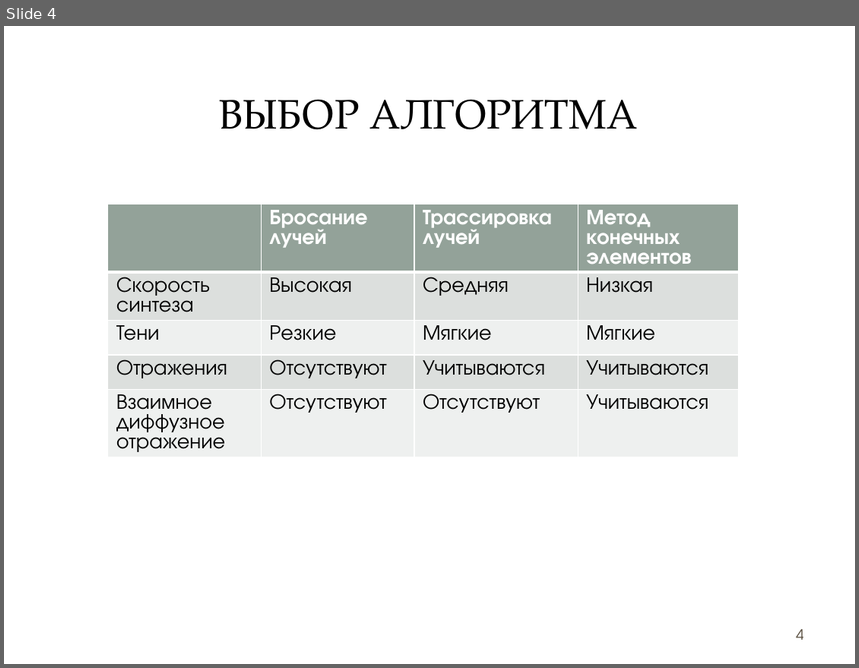
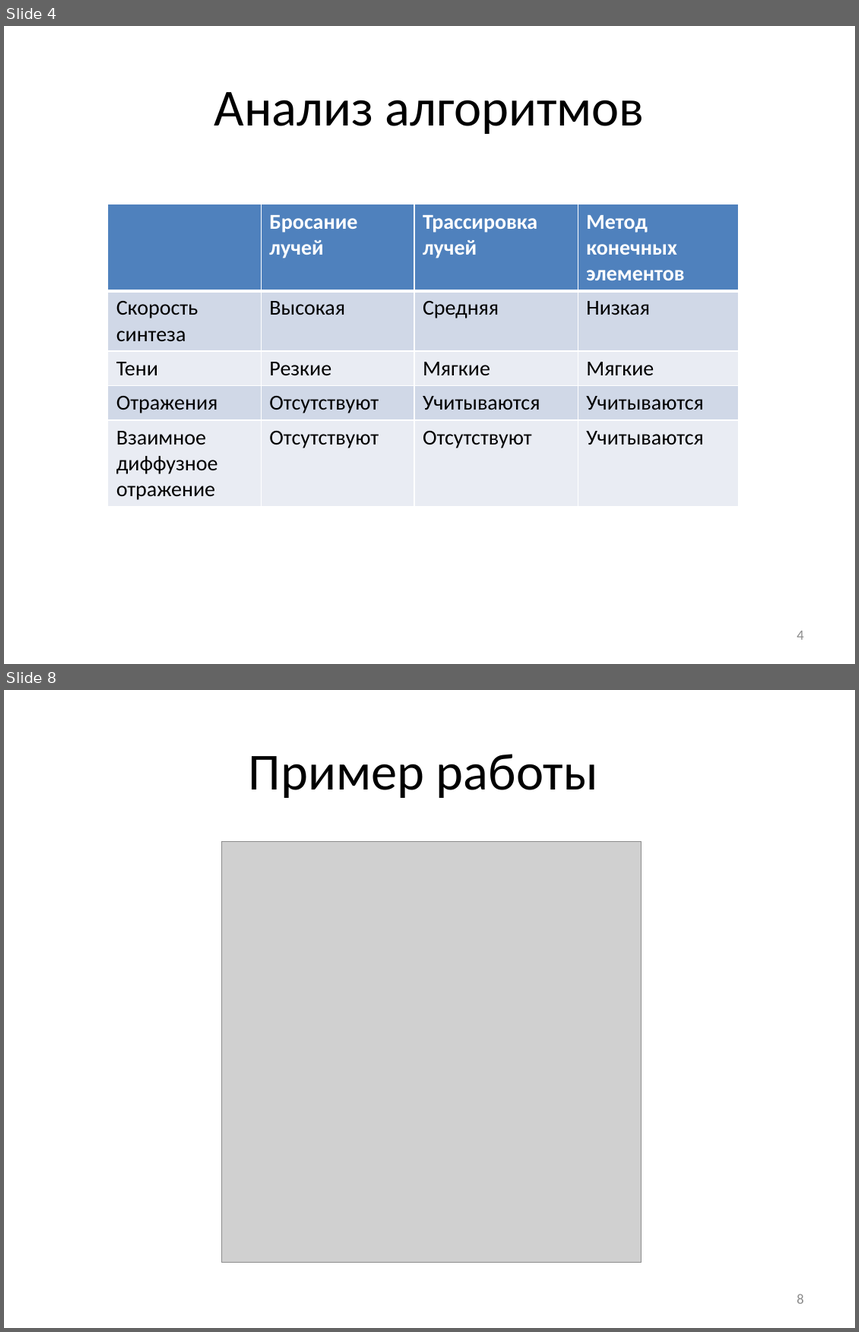
Before and after one commit to 1Bitcoin/course-project-computer-graphics, a slide deck: doc/Презентация.pptx. Shown one above the other, each under a label of ours: slide 4 before the commit, slides 4 and 8 after it; the slides between them are not shown. The pictures are 859x668 and 859x1332 pixels, drawn with LibreOffice and Linux fonts; fonts in the diff are those of the drawing; grey boxes stand for pictures; background and template pictures are left out. Boxes give left, top, right and bottom in pixels: in the first picture for what was removed or moved away, otherwise in the second. Text is boxed around its words. In the diff, an @@ line names an element or a change of style, - is before the commit and + after.

```diff
--- a/doc/Презентация.pptx
+++ b/doc/Презентация.pptx
@@ slide 8 added at bbox=[4, 690, 855, 1328], background #FFFFFF @@
@@ title added at bbox=[249, 754, 598, 798], 44 pt, text #000000 @@
+Пример работы
@@ picture added at bbox=[222, 841, 642, 1263] @@
@@ page number added at bbox=[797, 1294, 804, 1304], 12 pt, text #8C8C8C @@
+8
@@ slide 4 changed as well @@
@@ rounded rectangle removed at bbox=[12, 35, 847, 656] @@
@@ rectangle removed at bbox=[30, 52, 829, 175] @@
@@ rectangle removed at bbox=[39, 61, 819, 165] @@
@@ title at bbox=[215, 92, 645, 134]: text changed; size 35 to 44 pt; font TeX Gyre Pagella to Calibri @@
-ВЫБОР АЛГОРИТМА
+Анализ алгоритмов
@@ table at bbox=[108, 205, 739, 503] @@
@@ fill #93A299 to #4F81BD in row 1 @@
@@ fill #DCE0DE to #D0D8E8 in 8 cells @@
@@ fill #EEF0EF to #E9EDF4 in 8 cells @@
@@ font TeX Gyre Adventor to Calibri @@
@@ page number at bbox=[797, 631, 804, 640]: font TeX Gyre Adventor to Calibri, text colour #564B3C to #8C8C8C @@
```
Also in this commit, not shown: 5 other slides changed, 4 other slides added, 4 slides removed, 2 other files.
